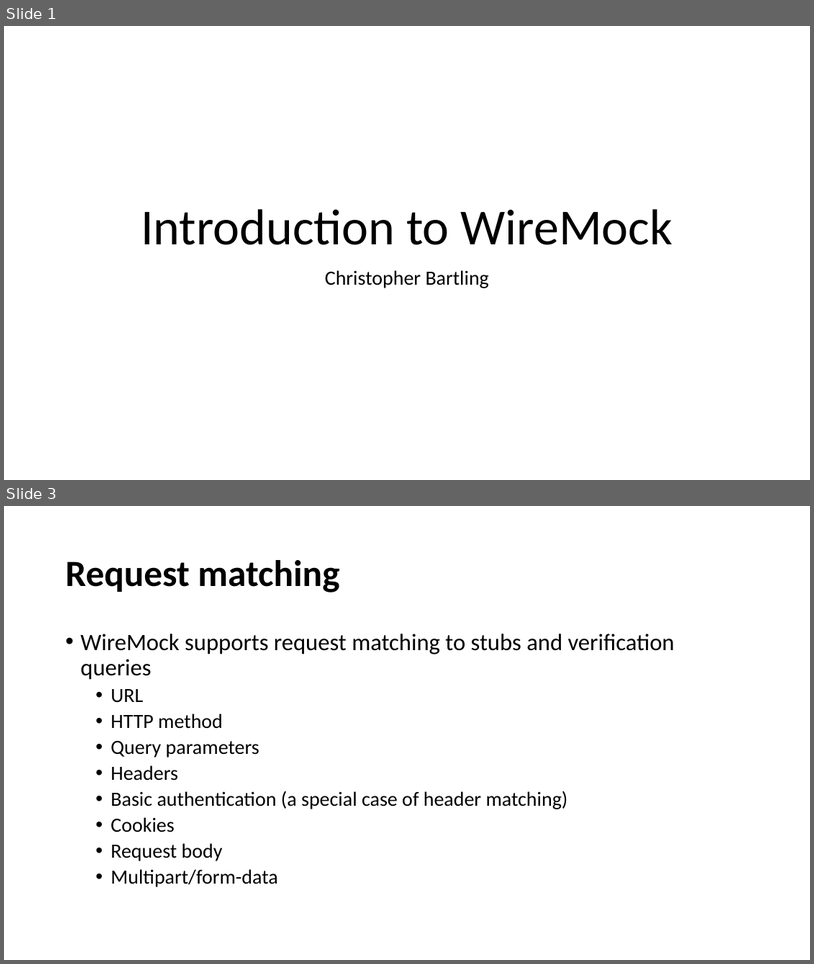
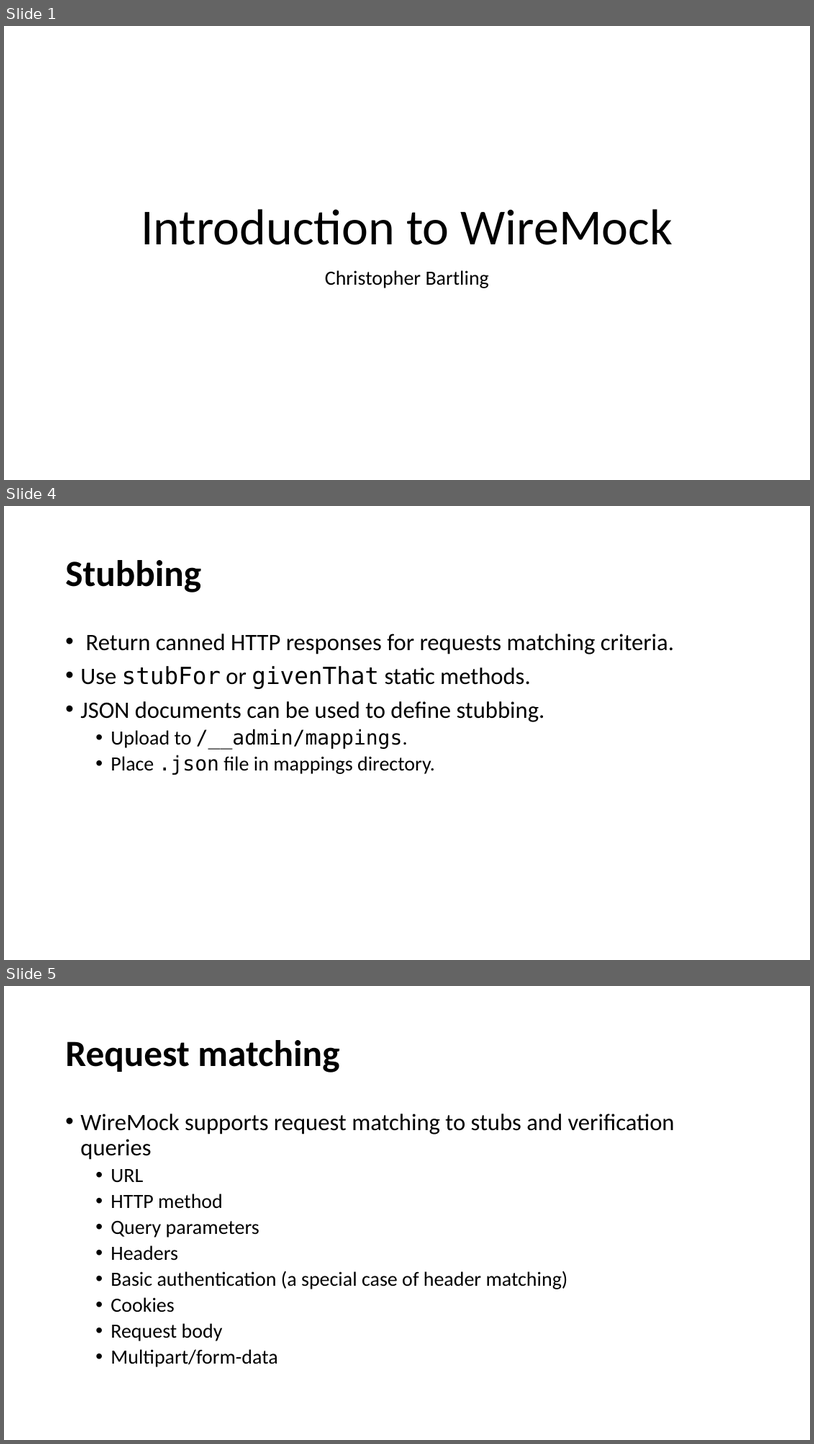
Before and after one commit to cebartling/test-driven, a slide deck: presentations/Introduction to WireMock.pptx. Shown one above the other, each under a label of ours: slides 1 and 3 before the commit, slides 1, 4 and 5 after it; the slides between them are not shown. The pictures are 814x964 and 814x1444 pixels, drawn with LibreOffice and Linux fonts; fonts in the diff are those of the drawing. Boxes give left, top, right and bottom in pixels: in the first picture for what was removed or moved away, otherwise in the second. Text is boxed around its words. In the diff, an @@ line names an element or a change of style, - is before the commit and + after.

```diff
--- a/presentations/Introduction to WireMock.pptx
+++ b/presentations/Introduction to WireMock.pptx
@@ slide 4 added at bbox=[4, 506, 810, 960], background #FFFFFF @@
@@ title added at bbox=[65, 560, 201, 592], 44 pt, text #000000, bold @@
+Stubbing
@@ text added at bbox=[80, 633, 674, 775], 28 pt, text #000000 @@
+• Return canned HTTP responses for requests matching criteria.
+• Use stubFor or givenThat static methods.
+• JSON documents can be used to define stubbing.
+  • Upload to /__admin/mappings.
+  • Place .json file in mappings directory.
@@ what was slide 3 is now slide 5 @@
```
Also in this commit, not shown: 1 slide changed, 3 other slides added.
